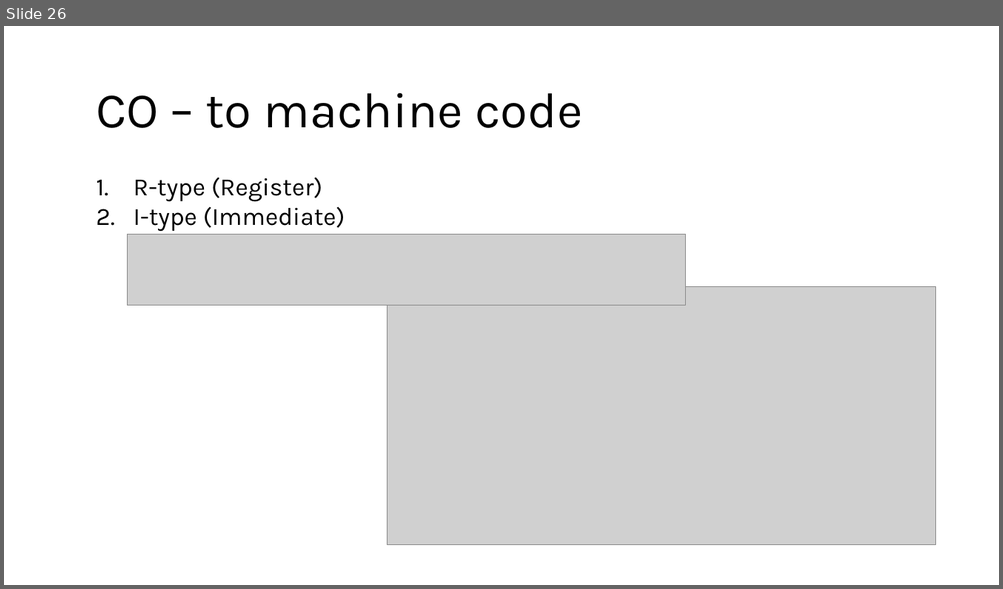
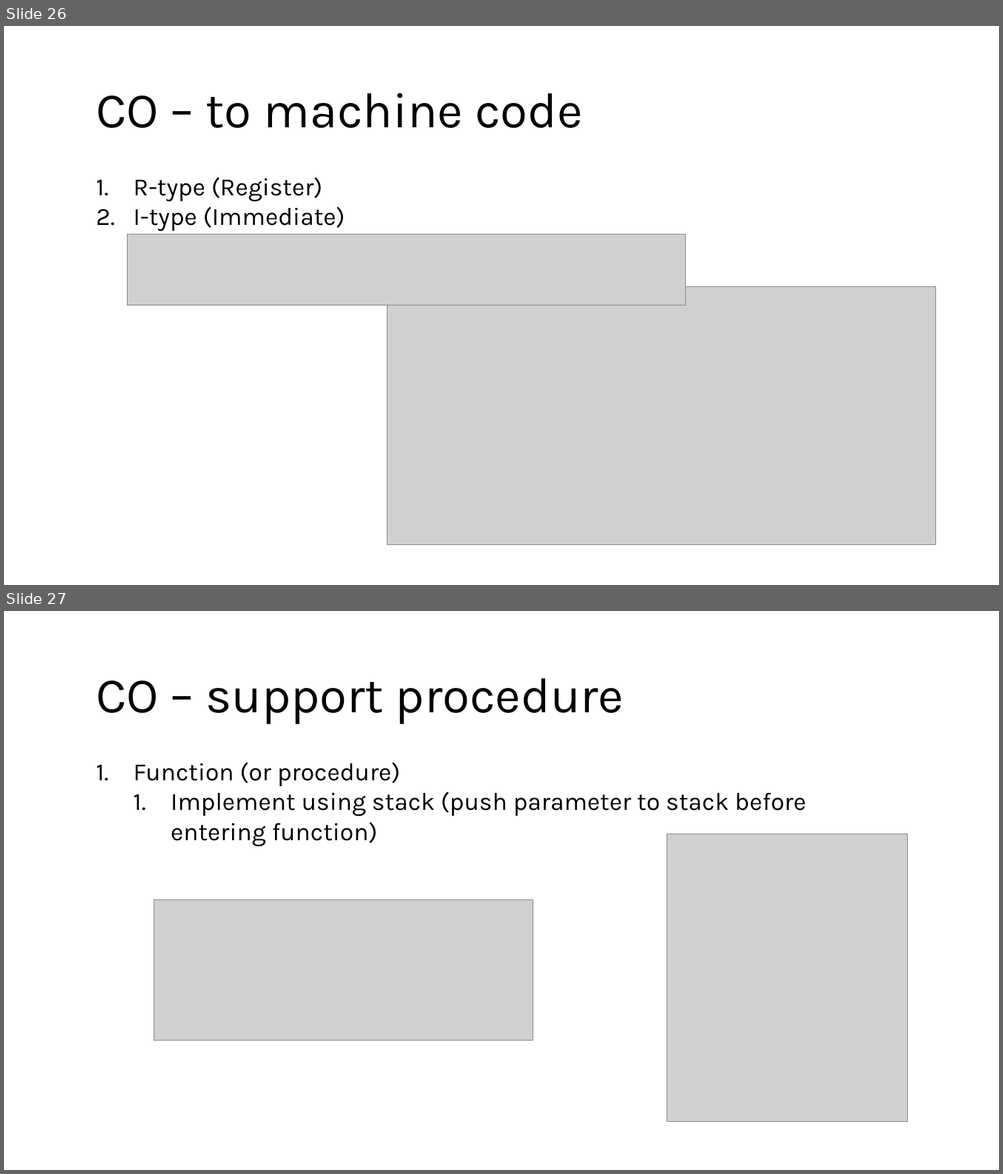
Before and after one commit to PuiPu/MasterExamPapers, a slide deck: 考研.pptx. Shown one above the other, each under a label of ours: slide 26 before the commit, slides 26 and 27 after it. The pictures are 1003x589 and 1003x1174 pixels, drawn with LibreOffice and Linux fonts; fonts in the diff are those of the drawing; grey boxes stand for pictures. Boxes give left, top, right and bottom in pixels: in the first picture for what was removed or moved away, otherwise in the second. Text is boxed around its words. In the diff, an @@ line names an element or a change of style, - is before the commit and + after.

```diff
--- a/考研.pptx
+++ b/考研.pptx
@@ slide 27 added at (4, 611, 999, 1170), background #FFFFFF @@
@@ text added at (96, 678, 623, 724), 48 pt, text #000000 @@
+CO – support procedure
@@ text added at (134, 762, 805, 847), 24 pt, text #000000 @@
+1. Function (or procedure)
+  1. Implement using stack (push parameter to stack before entering function)
@@ picture added at (667, 834, 908, 1122) @@
@@ picture added at (154, 900, 533, 1042) @@
```
Also in this commit, not shown: 1 slide changed, 5 other slides added, 1 slide removed, 8 other files.
